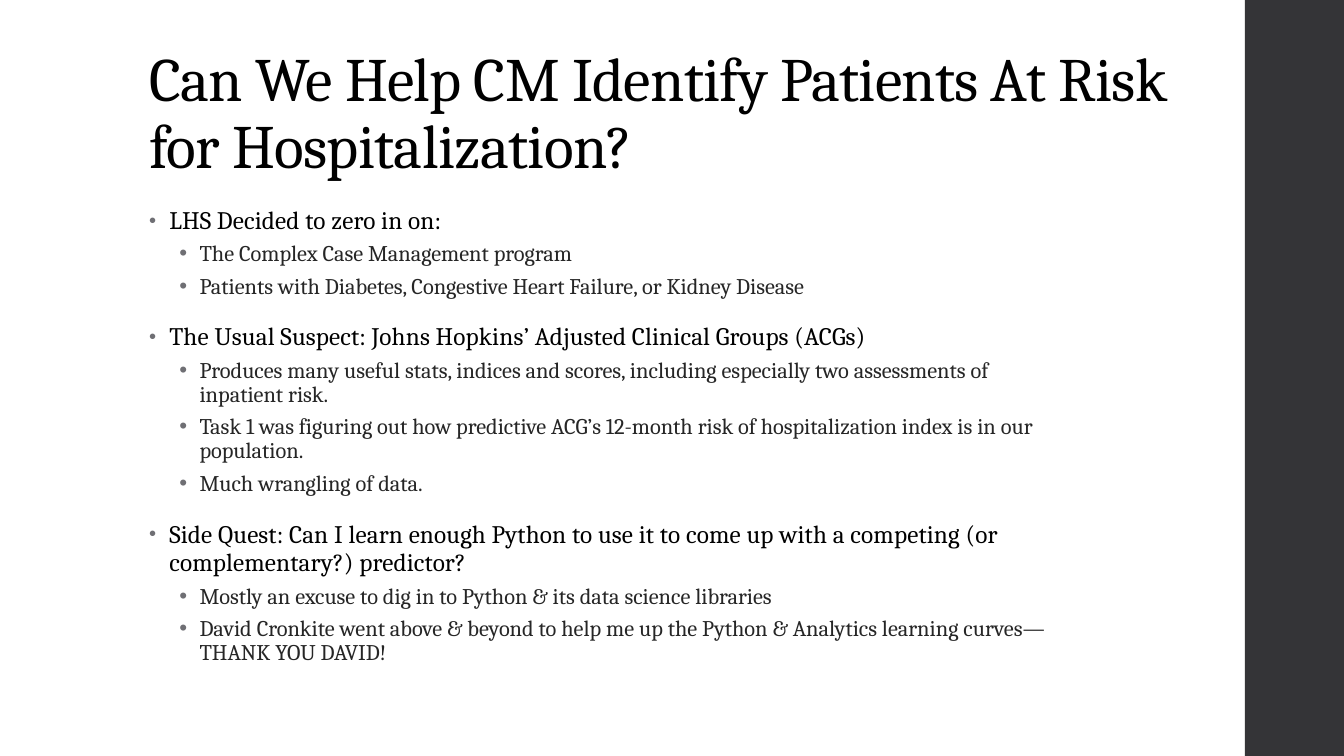
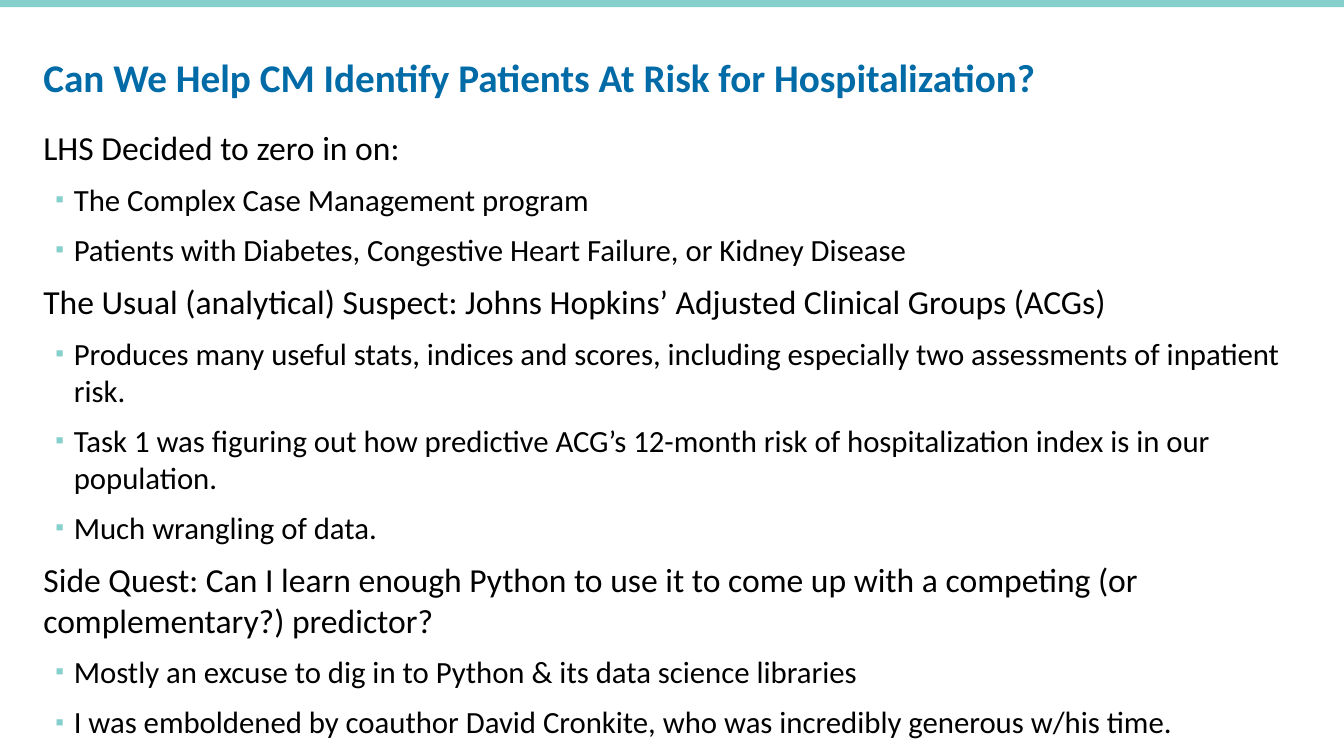
Before and after one commit to rpardee/hcsrn_2019, a slide deck: slide 3 of hcsrn_webinar_diy_analytics.pptx. Drawn at 1344x756 pixels with LibreOffice and Linux fonts; fonts in the diff are those of the drawing; background and template pictures are left out. Boxes give left, top, right and bottom in pixels: in the first picture for what was removed or moved away, otherwise in the second. Text is boxed around its words. In the diff, an @@ line names an element or a change of style, - is before the commit and + after.

```diff
--- a/hcsrn_webinar_diy_analytics.pptx
+++ b/hcsrn_webinar_diy_analytics.pptx
@@ rectangle added at <box>0,0,1344,7</box>, fill #85CFCD @@
@@ title "Can We Help CM Identify ...": place and size @@
-title "Can We Help CM Identify ..." at <box>149,57,1167,181</box>
+title "Can We Help CM Identify ..." at <box>43,64,1035,98</box>
@@ title "Can We Help CM Identify ..." at <box>43,64,1035,98</box>: size 44 to 28 pt, font Cambria to Calibri, text colour #000000 to #006BA6, letter spacing -0.5 to 0 pt, bold on; line spacing 0.9 to 0.8 @@
@@ rectangle removed at <box>1245,0,1344,756</box> @@
@@ text "LHS Decided to zero in ...": place and size @@
-text "LHS Decided to zero in ..." at <box>169,211,1044,660</box>
+text "LHS Decided to zero in ..." at <box>43,136,1279,739</box>
@@ text at <box>43,136,1279,689</box>: size 18 to 24 pt, letter spacing 0.1 to 0 pt in "LHS Decided to zero in on:", "Side Quest: Can I learn enough Python ..."; font Cambria to Calibri in "LHS Decided to zero in on:", "The Complex Case Management program", "Patients with Diabetes, Congestive Heart Failure, or ...", "Produces many useful stats, indices and scores, ..." and 4 more places; size 16 to 22 pt, text colour #262626 to #000000 in "The Complex Case Management program", "Patients with Diabetes, Congestive Heart Failure, or ...", "Produces many useful stats, indices and scores, ...", "Task 1 was figuring out how predictive ..." and 2 more places; bullet • to none; line spacing 0.95 to 1; less space between paragraphs; bullet • to ▪; line spacing 0.9 to 1; more space between paragraphs; bullet colour #6F6F74 to #85CFCD @@
@@ text at <box>43,289,1106,320</box>: text changed; size 18 to 24 pt; font Cambria to Calibri @@
-• The Usual Suspect: Johns Hopkins’ Adjusted Clinical Groups (ACGs)
+The Usual (analytical) Suspect: Johns Hopkins’ Adjusted Clinical Groups (ACGs)
@@ text at <box>74,711,1172,739</box>: text changed; size 16 to 22 pt; font Cambria to Calibri; text colour #262626 to #000000 @@
-  • David Cronkite went above & beyond to help me up the Python & Analytics learning curves—THANK YOU DAVID!
+  ▪ I was emboldened by coauthor David Cronkite, who was incredibly generous w/his time.
```
Also in this commit, not shown: 13 other slides changed, 9 slides added, 7 slides removed, 1 other file.
